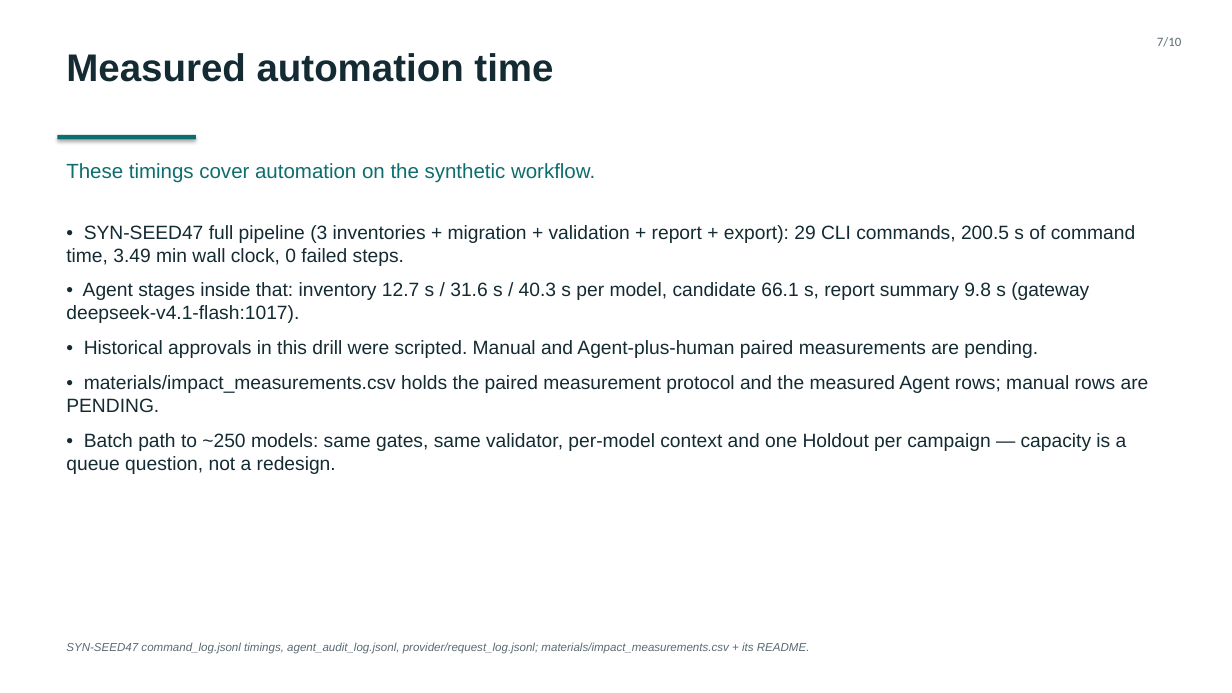
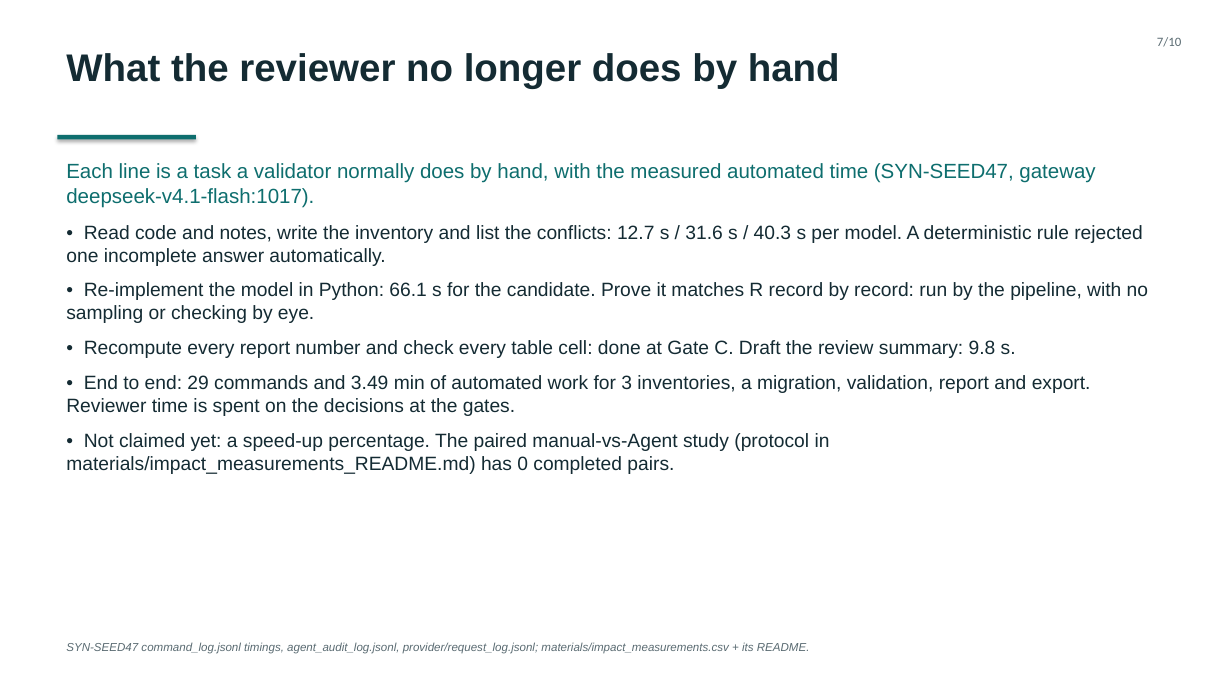
Before and after one commit to wufangxun106334-pixel/model-risk-factory, a slide deck: slide 7 of materials/solution_deck.pptx. Drawn at 1232x693 pixels with LibreOffice and Linux fonts; fonts in the diff are those of the drawing. Boxes give left, top, right and bottom in pixels: in the first picture for what was removed or moved away, otherwise in the second. Text is boxed around its words. In the diff, an @@ line names an element or a change of style, - is before the commit and + after.

```diff
--- a/materials/solution_deck.pptx
+++ b/materials/solution_deck.pptx
@@ text at (66, 53, 840, 89): text changed @@
-Measured automation time
+What the reviewer no longer does by hand
@@ text at (66, 163, 1095, 207): text changed @@
-These timings cover automation on the synthetic workflow.
+Each line is a task a validator normally does by hand, with the measured automated time (SYN-SEED47, gateway deepseek-v4.1-flash:1017).
@@ text at (66, 225, 1148, 474): text changed @@
-• SYN-SEED47 full pipeline (3 inventories + migration + validation + report + export): 29 CLI commands, 200.5 s of command time, 3.49 min wall clock, 0 failed steps.
-• Agent stages inside that: inventory 12.7 s / 31.6 s / 40.3 s per model, candidate 66.1 s, report summary 9.8 s (gateway deepseek-v4.1-flash:1017).
-• Historical approvals in this drill were scripted. Manual and Agent-plus-human paired measurements are pending.
-• materials/impact_measurements.csv holds the paired measurement protocol and the measured Agent rows; manual rows are PENDING.
-• Batch path to ~250 models: same gates, same validator, per-model context and one Holdout per campaign — capacity is a queue question, not a redesign.
+• Read code and notes, write the inventory and list the conflicts: 12.7 s / 31.6 s / 40.3 s per model. A deterministic rule rejected one incomplete answer automatically.
+• Re-implement the model in Python: 66.1 s for the candidate. Prove it matches R record by record: run by the pipeline, with no sampling or checking by eye.
+• Recompute every report number and check every table cell: done at Gate C. Draft the review summary: 9.8 s.
+• End to end: 29 commands and 3.49 min of automated work for 3 inventories, a migration, validation, report and export. Reviewer time is spent on the decisions at the gates.
+• Not claimed yet: a speed-up percentage. The paired manual-vs-Agent study (protocol in materials/impact_measurements_README.md) has 0 completed pairs.
```
Also in this commit, not shown: 6 other slides changed, 8 other files.
